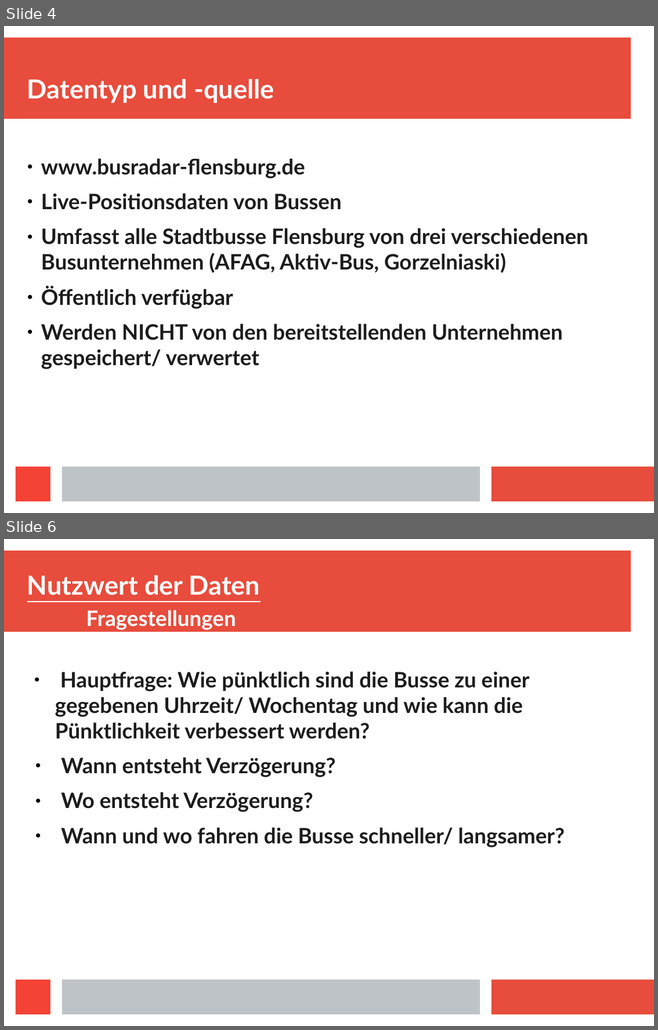
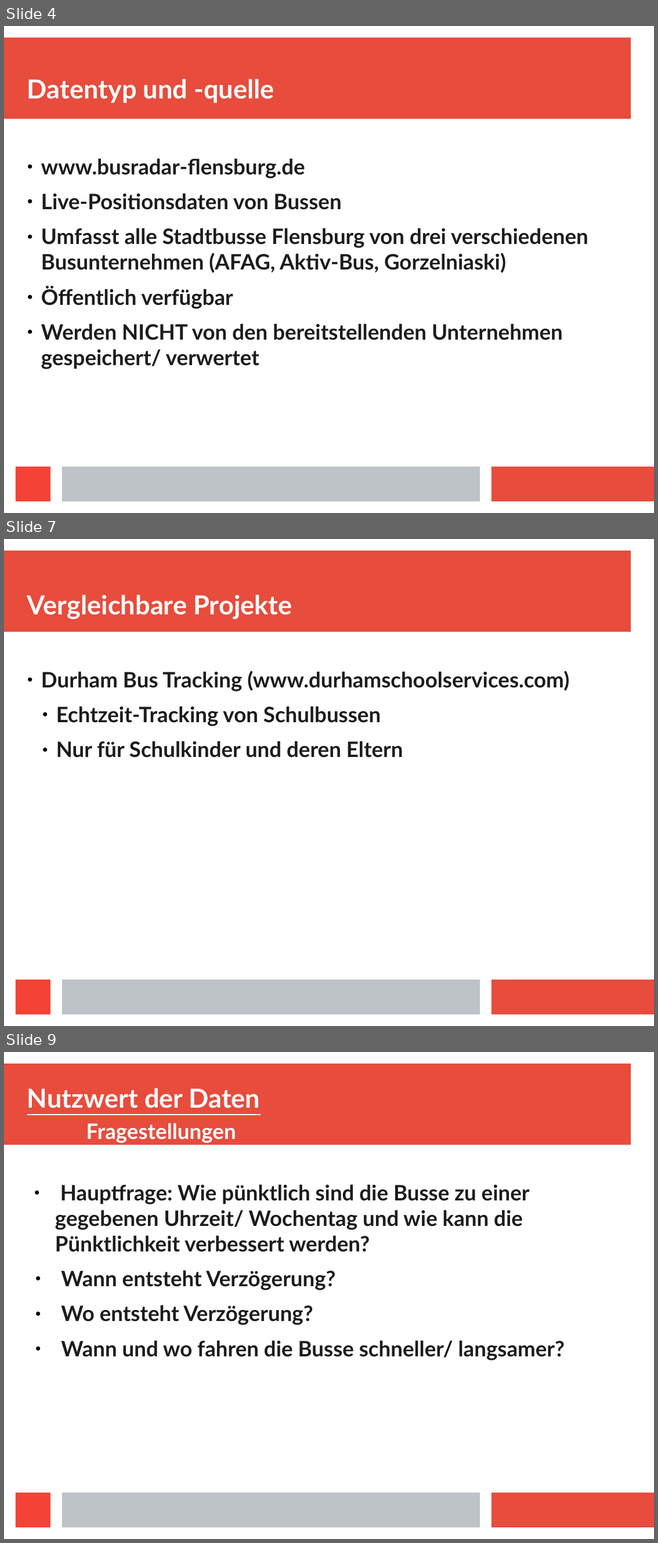
Before and after one commit to Centro1993/Busradar-Visualization, a slide deck: Presentation/Busradar-Mining.odp. Shown one above the other, each under a label of ours: slides 4 and 6 before the commit, slides 4, 7 and 9 after it; the slides between them are not shown. The pictures are 658x1030 and 658x1543 pixels, drawn with LibreOffice and Linux fonts; fonts in the diff are those of the drawing. Boxes give left, top, right and bottom in pixels: in the first picture for what was removed or moved away, otherwise in the second. Text is boxed around its words. In the diff, an @@ line names an element or a change of style, - is before the commit and + after.

```diff
--- a/Presentation/Busradar-Mining.odp
+++ b/Presentation/Busradar-Mining.odp
@@ slide 7 added at (x1=4, y1=539, x2=654, y2=1026), background #FFFFFF; not listed: 4 template elements that a slide beside it also shows @@
@@ title added at (x1=27, y1=595, x2=292, y2=619), 32 pt, text #FFFFFF, bold @@
+Vergleichbare Projekte
@@ text added at (x1=41, y1=671, x2=569, y2=758), 26 pt, text #1C1C1C, bold @@
+● Durham Bus Tracking (www.durhamschoolservices.com)
+● Echtzeit-Tracking von Schulbussen
+● Nur für Schulkinder und deren Eltern
@@ what was slide 6 is now slide 9 @@
```
Also in this commit, not shown: 3 slides changed, 7 other slides added, 1 other file.
